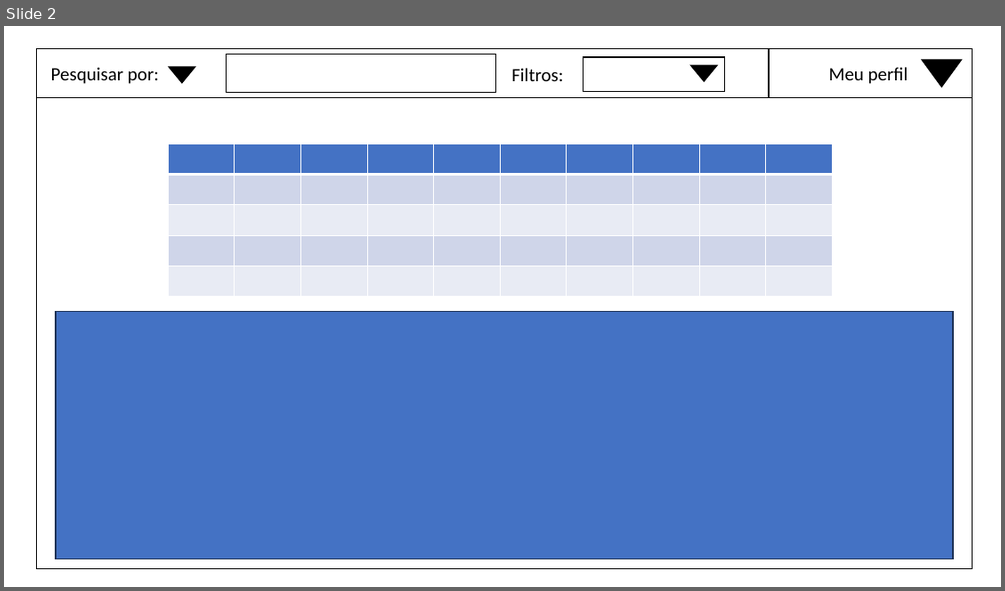
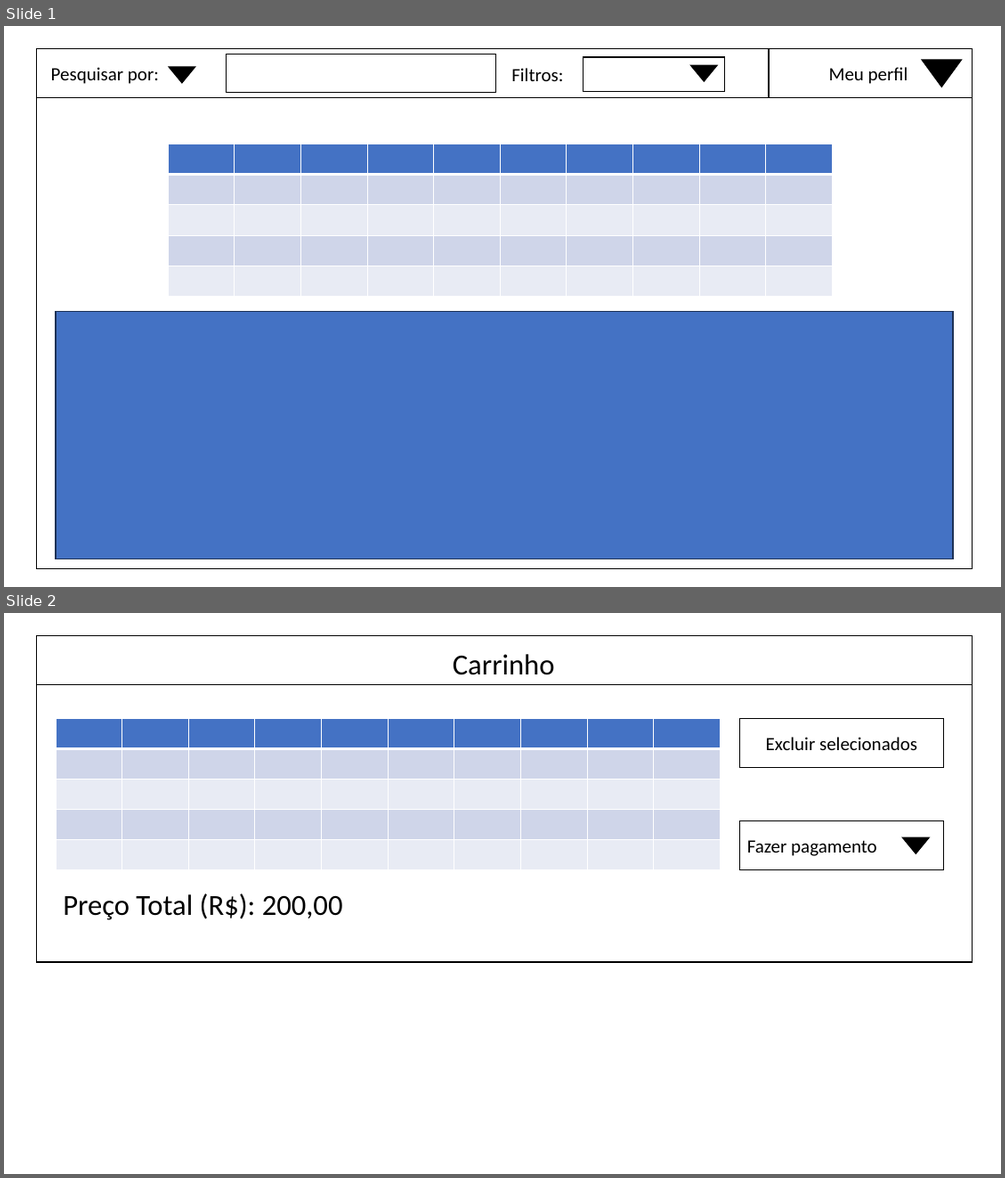
Before and after one commit to matteokfg/POO, a slide deck: telas_prototipo.pptx. Shown one above the other, each under a label of ours: slide 2 before the commit, slides 1 and 2 after it. The pictures are 1005x591 and 1005x1178 pixels, drawn with LibreOffice and Linux fonts; fonts in the diff are those of the drawing. Boxes give left, top, right and bottom in pixels: in the first picture for what was removed or moved away, otherwise in the second. Text is boxed around its words. In the diff, an @@ line names an element or a change of style, - is before the commit and + after.

```diff
--- a/telas_prototipo.pptx
+++ b/telas_prototipo.pptx
@@ slide 2 added at (4, 613, 1001, 1174), background #FFFFFF @@
@@ rectangle added at (36, 635, 972, 962), fill #FFFFFF, outline #000000 1 pt @@
@@ rectangle added at (36, 635, 972, 685), fill #FFFFFF, outline #000000 1 pt @@
@@ text added at (453, 654, 555, 675), 28 pt, text #000000 @@
+Carrinho
@@ table added at (56, 718, 721, 870), 5 rows, 10 columns @@
+ |  |  |  |  |  |  |  |  | 
+ |  |  |  |  |  |  |  |  | 
+ |  |  |  |  |  |  |  |  | 
+ |  |  |  |  |  |  |  |  | 
+ |  |  |  |  |  |  |  |  | 
@@ rectangle added at (740, 718, 944, 768), fill #FFFFFF, outline #000000 1 pt, 18 pt, text #000000 @@
+Excluir selecionados
@@ rectangle added at (740, 821, 944, 870), fill #FFFFFF, outline #000000 1 pt, 18 pt, text #000000 @@
+Fazer pagamento
@@ triangle added at (903, 837, 929, 853), fill #000000, outline #000000 1 pt @@
@@ text added at (63, 893, 343, 920), 28 pt, text #000000 @@
+Preço Total (R$): 200,00
@@ what was slide 2 is now slide 1 @@
```
Also in this commit, not shown: 1 slide removed, 4 other files.
